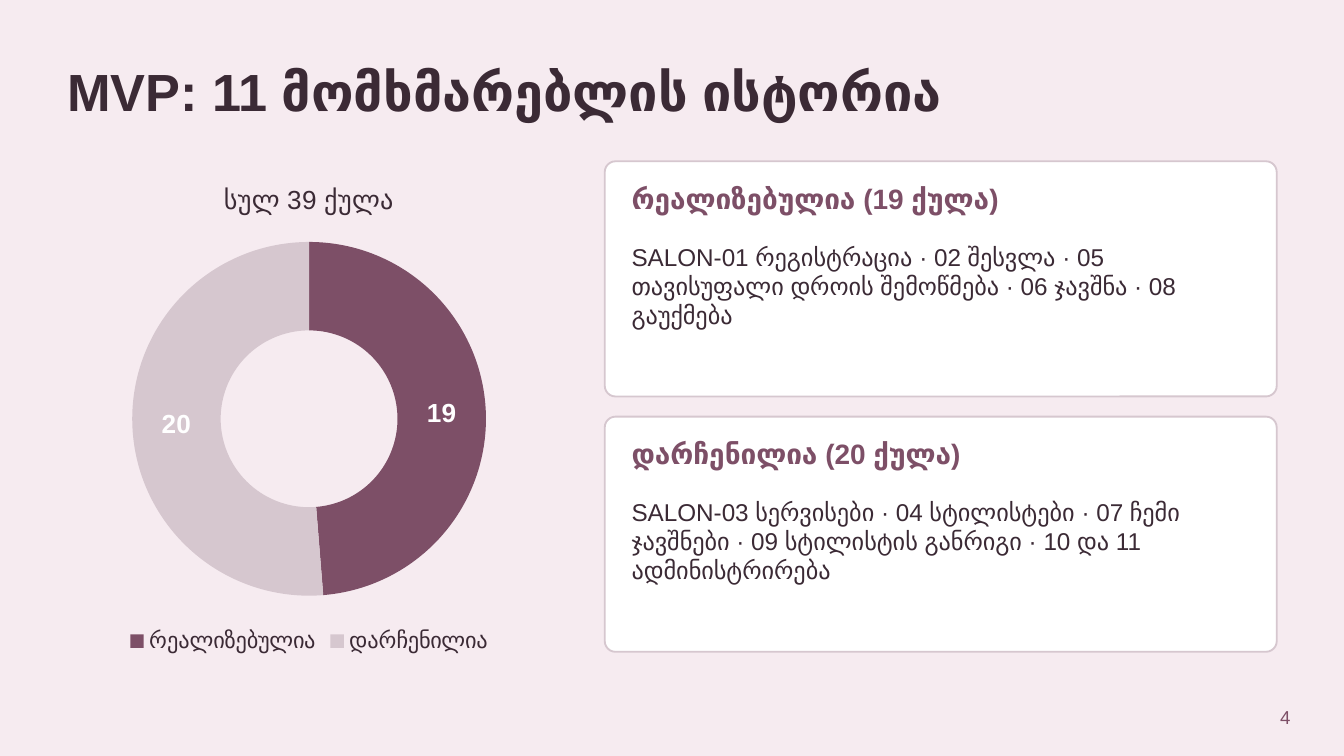
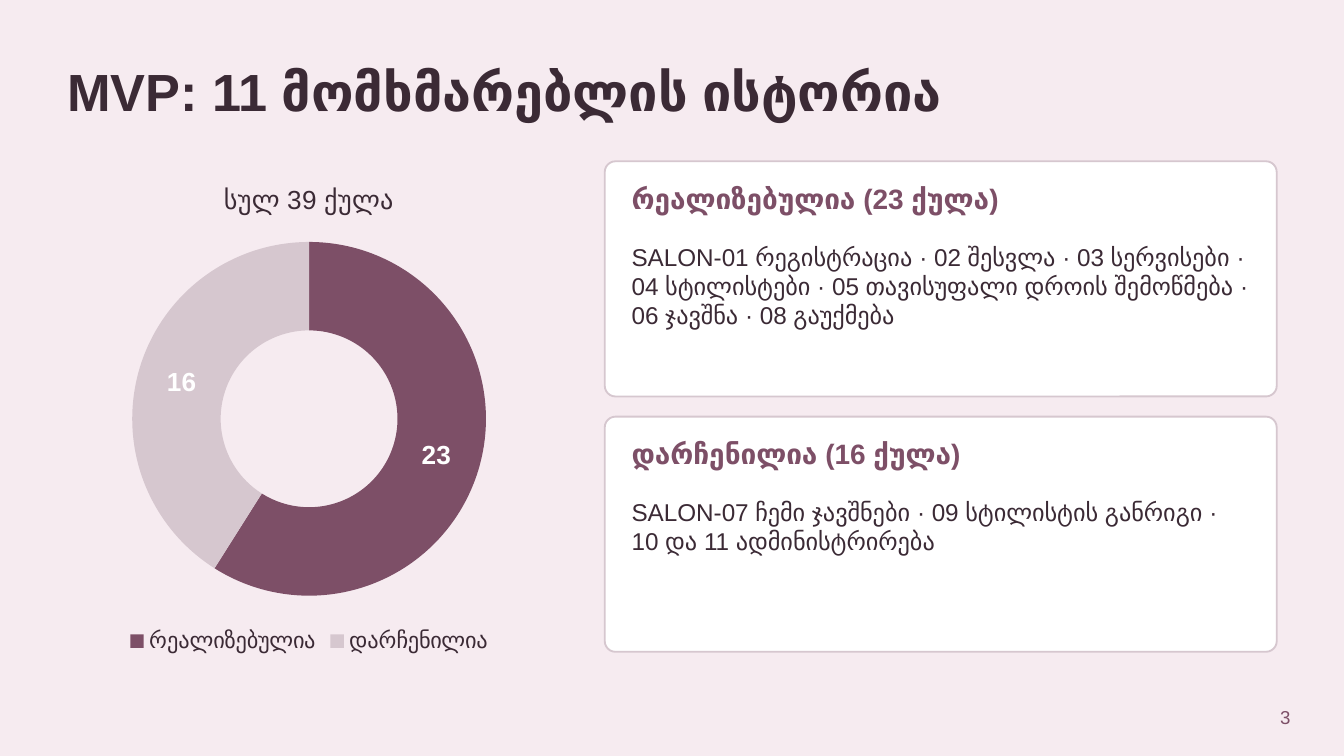
Before and after one commit to TamarGagnide/SalonBooking, a slide deck: slide 3 of docs/SalonBooking_presentation_ka.pptx (slide 4 before the commit). Drawn at 1344x756 pixels with LibreOffice and Linux fonts; fonts in the diff are those of the drawing. Boxes give left, top, right and bottom in pixels: in the first picture for what was removed or moved away, otherwise in the second. Text is boxed around its words. In the diff, an @@ line names an element or a change of style, - is before the commit and + after.

Commit message:
update pptx

```diff
--- a/docs/SalonBooking_presentation_ka.pptx
+++ b/docs/SalonBooking_presentation_ka.pptx
@@ doughnut chart at bbox=[54, 161, 564, 659] @@
@@ Series 1, რეალიზებულია: 19 to 23 @@
@@ Series 1, დარჩენილია: 20 to 16 @@
@@ text at bbox=[632, 186, 989, 215]: text changed @@
-რეალიზებულია (19 ქულა)
+რეალიზებულია (23 ქულა)
@@ text at bbox=[632, 246, 1233, 330]: text changed @@
-SALON-01 რეგისტრაცია · 02 შესვლა · 05 თავისუფალი დროის შემოწმება · 06 ჯავშნა · 08 გაუქმება
+SALON-01 რეგისტრაცია · 02 შესვლა · 03 სერვისები · 04 სტილისტები · 05 თავისუფალი დროის შემოწმება · 06 ჯავშნა · 08 გაუქმება
@@ text at bbox=[632, 442, 951, 471]: text changed @@
-დარჩენილია (20 ქულა)
+დარჩენილია (16 ქულა)
@@ text at bbox=[632, 501, 1202, 556]: text changed @@
-SALON-03 სერვისები · 04 სტილისტები · 07 ჩემი ჯავშნები · 09 სტილისტის განრიგი · 10 და 11 ადმინისტრირება
+SALON-07 ჩემი ჯავშნები · 09 სტილისტის განრიგი · 10 და 11 ადმინისტრირება
@@ page number at bbox=[1280, 711, 1290, 724]: text changed @@
-4
+3
```
Also in this commit, not shown: 6 other slides changed, 1 slide added, 3 slides removed.
